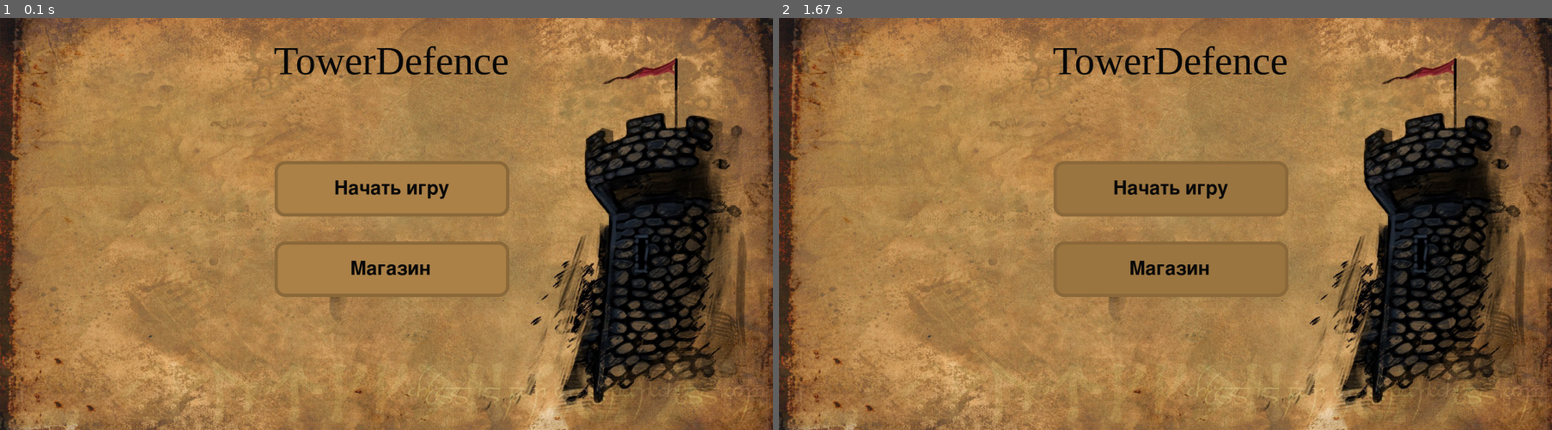
Above: before the commit, frames 1-2 (left to right).
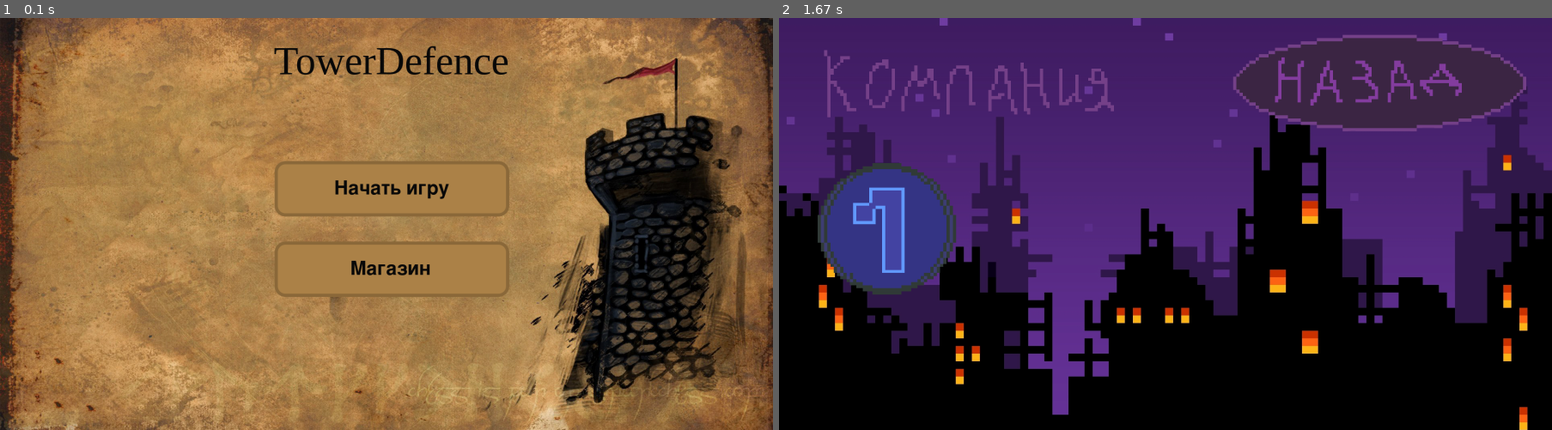
Above: after the commit, the same moments.

Repository: vea1es1337/pygame-tower-defense
Game: pygame game, started from MainMenu.py
Same seed, same stepped clock (60 frames per second), same inputs: the game is played once before the commit and once after it.
Inputs (mouse positions are in pixels of both pictures, inside the frame that each line leads up to):
- Up to frame 1 (0.1 s): no input
- Up to frame 2 (1.67 s): click "Начать игру" at 0.38 s; click (1381, 83) at 0.72 s; click "Начать игру" at 1.05 s; click (1258, 261) at 1.38 s

The runs differ from the first frame. In frame 2, 98% of the frame differs, in the area x 0-100%, y 0-100%.

Commit message:
Added level choise screen and exit button

Diff:
--- a/MainMenu.py
+++ b/MainMenu.py
@@ -12,13 +12,59 @@
     return image
 
 
-class Button(pygame.sprite.Sprite):
+def load_main_menu(group, fonts):
+    background = load_image("background.png")
+    background_show = pygame.transform.scale(background, (1920, 1025))
+    screen_main_menu.blit(background_show, (0, 0))
+    # Создание заднего фона
+
+    font = pygame.font.SysFont('serif', 100)
+    title = font.render("TowerDefence", True, (10, 10, 10))
+    screen_main_menu.blit(title, (680, 50))
+    # Создание титульного текста
+
+    start_game_text = fonts.render("Начать игру", True, (10, 10, 10))
+    store_text = fonts.render("Магазин", True, (10, 10, 10))
+    # Создание текста на кнопках
+
+    buttons_main_menu.draw(buttons_screen_main_menu)  # Сначала рисуются кнопки
+    buttons_screen_main_menu.blit(start_game_text, (830, 400))
+    buttons_screen_main_menu.blit(store_text, (870, 600))  # Затем текст на них
+
+
+def load_level_choise():
+    background = load_image("level_choise.png")
+    background_show = pygame.transform.scale(background, (1920, 1025))
+    screen_level_choise.blit(background_show, (0, 0))
+
+    buttons_level_choise.draw(buttons_screen_level_choise)
+
+
+class ButtonBackLvlChoise(pygame.sprite.Sprite):
+    image = load_image("level_choise_back_btn.png")
+
+    def __init__(self, *group):
+        super().__init__(*group)
+        self.image = ButtonBackLvlChoise.image
+        self.rect = self.image.get_rect()
+        self.rect.x = 0
+        self.rect.y = 0
+
+    def change_rect(self, x, y):
+        self.rect.x = x
+        self.rect.y = y
+
+class ButtonLvlChoise(pygame.sprite.Sprite):
+    pass
+
+
+class ButtonMainMenu(pygame.sprite.Sprite):
     image = load_image("button.png")
     image_clicked = load_image("button_clicked.png")
 
     def __init__(self, *group):
         super().__init__(*group)
-        self.image = Button.image
+        self.image = ButtonMainMenu.image
         self.rect = self.image.get_rect()
         self.rect.x = 10
         self.rect.y = 10
@@ -28,53 +74,56 @@
         self.rect.y = y
 
     def update(self):  # В программе функция вызывается при нажатии на спрайт
-        self.image = Button.image_clicked
+        self.image = ButtonMainMenu.image_clicked
+
 
 if __name__ == '__main__':
     pygame.init()
     width, height = 1920, 1025
     size = width, height
-    screen = pygame.display.set_mode(size)  # Основной экран
-    buttons_screen = pygame.display.set_mode(size) # Экран с кнопками и текстом на них
 
-    background = load_image("background.png")
-    background_show = pygame.transform.scale(background, (1920, 1025))
-    screen.blit(background_show, (0, 0))
-    # Создание заднего фона
+    screen_main_menu = pygame.display.set_mode(size)  # Основной экран
+    screen_level_choise = pygame.display.set_mode(size)
 
-    font = pygame.font.SysFont('serif', 100)
-    title = font.render("TowerDefence", True, (10, 10, 10))
-    screen.blit(title, (680, 50))
-    # Создание титульного текста
+    buttons_screen_main_menu = pygame.display.set_mode(size)
+    buttons_screen_level_choise = pygame.display.set_mode(size)
 
-    buttons = pygame.sprite.Group()  # Создание группы со спрайтами кнопок
+    buttons_main_menu = pygame.sprite.Group()  # Создание группы со спрайтами кнопок
     buttons_font = pygame.font.SysFont('serif_bold', 70)  # Создание переменной со шрифтом на кнопках
 
-    start_game_button = Button(buttons)
+    buttons_level_choise = pygame.sprite.Group()
+
+    start_game_button = ButtonMainMenu(buttons_main_menu)
     start_game_button.change_rect(670, 350)
     # Создание кнопки начала игры (выбора уровня)
 
-    store_button = Button(buttons)
+    store_button = ButtonMainMenu(buttons_main_menu)
     store_button.change_rect(670, 550)
     # Создание кнопки магазина
 
-    start_game_text = buttons_font.render("Начать игру", True, (10, 10, 10))
-    store_text = buttons_font.render("Магазин", True, (10, 10, 10))
-    # Создание текста на кнопках
+    back_button_level_choise = ButtonBackLvlChoise(buttons_level_choise)
+    back_button_level_choise.change_rect(1126, 40)
+
+    level_choise_flag = False
+    main_menu_flag = True
+
     while True:
+        if main_menu_flag:
+            load_main_menu(buttons_main_menu, buttons_font)
+        if level_choise_flag:
+            load_level_choise()
         for event in pygame.event.get():
             if event.type == pygame.QUIT:
                 sys.exit()
             if event.type == pygame.MOUSEBUTTONDOWN:  # Обработка нажатия на кнопку
                 x, y = event.pos
-                if buttons.sprites()[0].rect.collidepoint(x, y):
-                    print("Начать игру")
-                    start_game_button.update()
-                if buttons.sprites()[1].rect.collidepoint(x, y):
-                    print("Магазин")
+                if buttons_main_menu.sprites()[0].rect.collidepoint(x, y) and main_menu_flag:
+                    level_choise_flag = True
+                    main_menu_flag = False
+                if buttons_main_menu.sprites()[1].rect.collidepoint(x, y):
                     store_button.update()
+                if buttons_level_choise.sprites()[0].rect.collidepoint(x, y) and level_choise_flag:
+                    level_choise_flag = False
+                    main_menu_flag = True
 
-        buttons.draw(buttons_screen)  # Сначала рисуются кнопки
-        buttons_screen.blit(start_game_text, (830, 400))
-        buttons_screen.blit(store_text, (870, 600)) # Затем текст на них
         pygame.display.flip()
Binary file added: data/level_choise_back_btn.png
